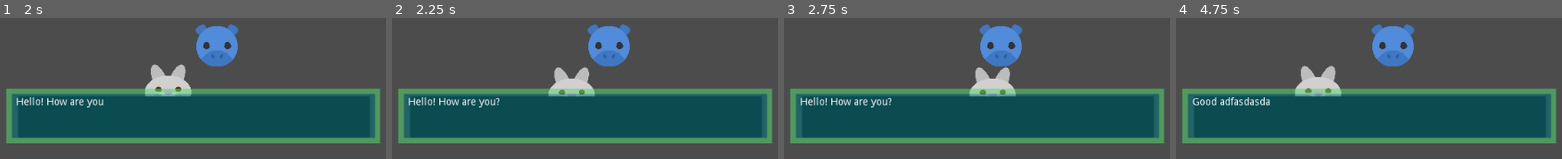
Above: before the commit, frames 1-4 (left to right).
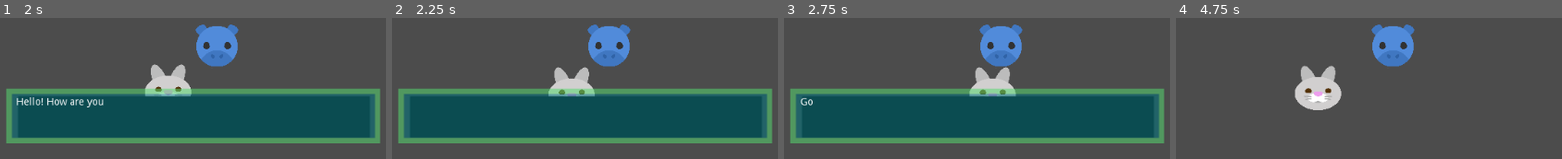
Above: after the commit, the same moments.

Repository: ryugold777/Godot_Interaction_With_Demo
Game: Godot game, scene res://Interacao.tscn
Two runs of this game, one before a commit and one after it. Both use one fixed random seed, a clock stepped at 60 frames per second and the inputs below.
Inputs:
- Up to frame 1 (2 s): tap Enter (ui_accept) at 0.5, 0.6, 0.77, 1.07, 1.35, 1.52, 1.82 s; hold Right (ui_right) 0.53-1.28 s; hold Down (ui_down) from 1.28 s (still down)
- Up to frame 2 (2.25 s): release Down (ui_down) at 2.03 s; hold Right (ui_right) from 2.03 s (still down); tap Enter (ui_accept) at 2.1 s
- Up to frame 3 (2.75 s): keep holding Right (ui_right)
- Up to frame 4 (4.75 s): release Right (ui_right) at 2.78 s; hold Up (ui_up) 2.78-3.53 s; tap Enter (ui_accept) at 2.85, 3.02, 3.32, 3.6, 3.77, 4.07, 4.35, 4.52 s; hold Left (ui_left) from 3.53 s (still down)

Frame 1 is identical in both runs. In frame 2, 0.7% of the frame differs, in the area x 4-28%, y 56-64%; in frame 3, 0.7%; in frame 4, 37%, in the area x 1-99%, y 49-89%.

Commit message:
Update area_char_2.gd

Diff:
--- a/area_char_2.gd
+++ b/area_char_2.gd
@@ -5,19 +5,19 @@
 # um variável para ele parar quando estiver interagindo.                      #
 #                                                                             #
 # Autor: Gold Angel                                                           #
-# Data: Dia 08 de Janeiro de 2023, 15:25                                      #
+# Data: Dias 08/09 de Janeiro de 2023, 14:41                                  #
 # Agradecimentos/Thanks to KoBeWi                                             #
 ###############################################################################
 
 # Declaração das variáveis
 var pagina = 0
-var total_paginas = 1
+var total_paginas = 2
 var proxima_pagina
 var colisao_player = false
 var primeira_pagina = true
 var finalizar_texto
 				 #page 0              #page 1
-var mensagem = ["Hello! How are you?", "Good adfasdasdasdas"]
+var mensagem = ["Hello! How are you?", "Good adfasdasdasdas", "That's good!"]
 onready var texto_mensagem = get_parent().get_node("area_char_2/message_box/message")
 onready var exibir_caixa_mensagem = get_parent().get_node("area_char_2/message_box")
 onready var rabbit = get_parent().get_node("rabbit/char_rabbit")
@@ -48,7 +48,7 @@
 			$sound.play()
 			yield(get_tree().create_timer(0.1), "timeout")
 			show_message()
-		yield(get_tree().create_timer(0.2), "timeout")
+		#yield(get_tree().create_timer(0.2), "timeout")
 
 		proxima_pagina = true
 		primeira_pagina = false
@@ -59,22 +59,21 @@
 			texto_mensagem.visible_characters = -1
 			pagina = pagina + 1
 			$sound.stream_paused = false
-			proxima_pagina = false
-		if (proxima_pagina == false) && (Input.is_action_just_released("ui_accept")):
-			while (texto_mensagem.visible_characters) <= (texto_mensagem.text.length()):
-				texto_mensagem.visible_characters += 1
-				$sound.play()
-				yield(get_tree().create_timer(0.1), "timeout")
-				show_message()
+		while (texto_mensagem.visible_characters) <= (texto_mensagem.text.length()):
+			texto_mensagem.visible_characters += 1
+			$sound.play()
+			yield(get_tree().create_timer(0.2), "timeout")
+			show_message()
 		if (pagina > 1):
+			yield(get_tree().create_timer(0.3), "timeout")
 			show_message()
 		if (pagina >= total_paginas) && (texto_mensagem.visible_characters) >= (texto_mensagem.text.length()):
+			proxima_pagina = false
 			finalizar_texto = true
 
 #Fim da mensagem
-	if (Input.is_action_just_released("ui_accept")) && (finalizar_texto == true):
+	if (finalizar_texto == true):
 		$sound.stream_paused = true
-		texto_mensagem.visible_characters = -1
 		hide_message()
 		$sound.stop()
 		yield(get_tree().create_timer(0.3), "timeout")
